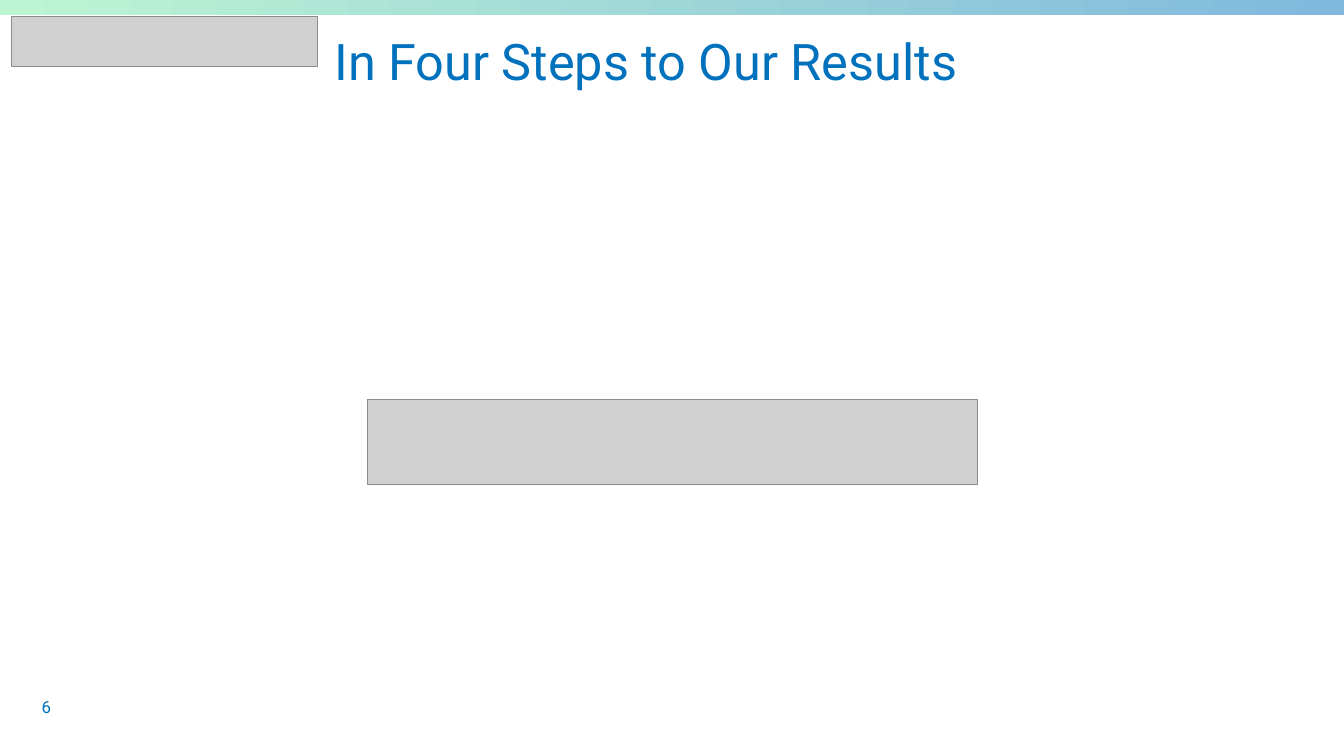
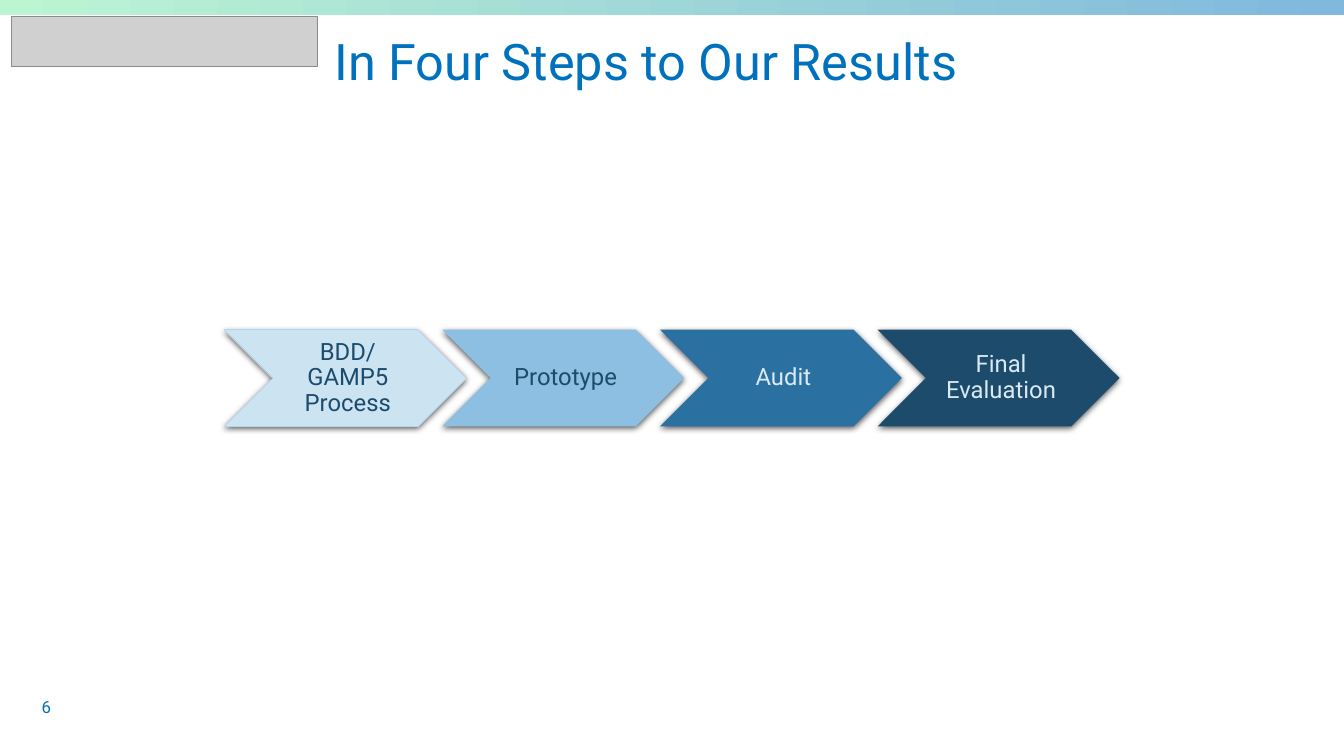
Before and after one commit to sableu/BDD4OQ, a slide deck: slide 6 of thesis/Presentation/FinalPresentation.pptx. Drawn at 1344x756 pixels with LibreOffice and Linux fonts; fonts in the diff are those of the drawing; grey boxes stand for pictures; background and template pictures are left out. Boxes give left, top, right and bottom in pixels: in the first picture for what was removed or moved away, otherwise in the second. Text is boxed around its words. In the diff, an @@ line names an element or a change of style, - is before the commit and + after.

```diff
--- a/thesis/Presentation/FinalPresentation.pptx
+++ b/thesis/Presentation/FinalPresentation.pptx
@@ group added at box(225, 330, 1120, 426): 4 chevrons, 4 texts @@
+BDD/GAMP5 Process
+Prototype
+Audit
+Final Evaluation
@@ picture removed at box(368, 399, 978, 484) @@
```
Also in this commit, not shown: 5 other slides changed.
